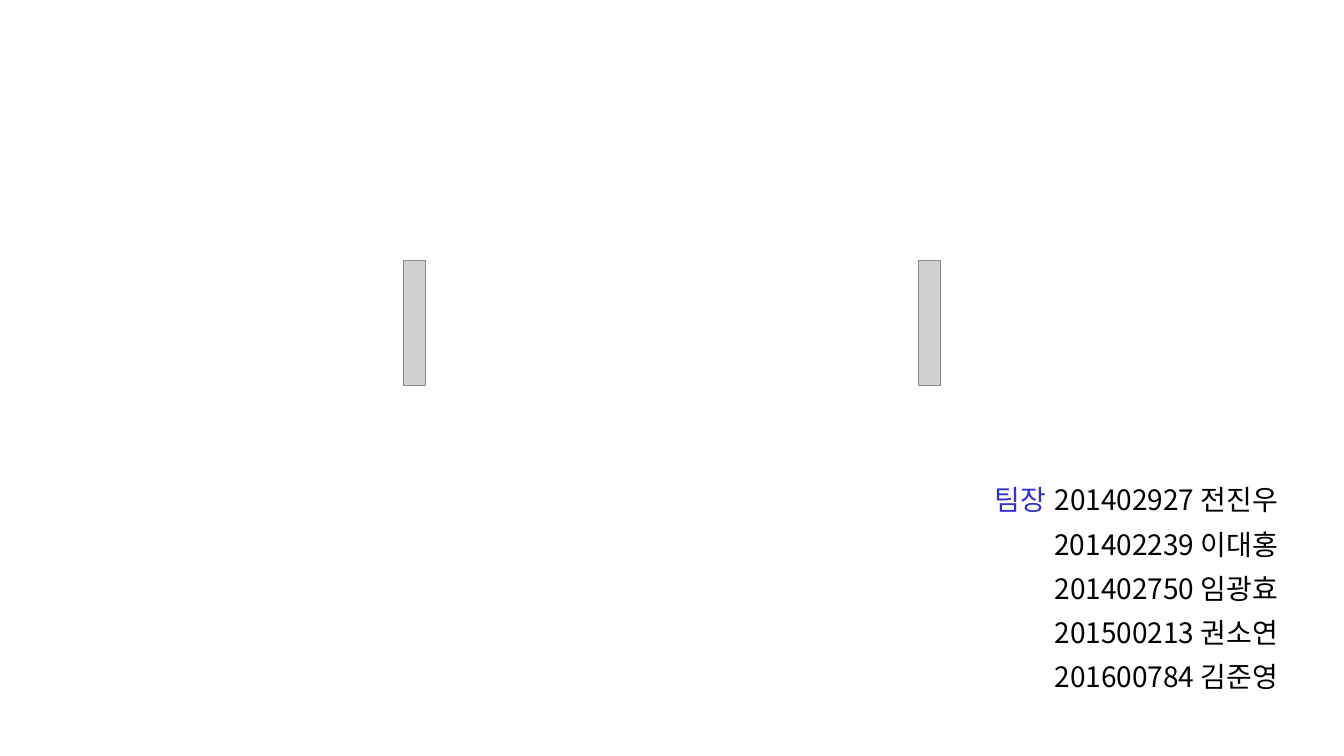
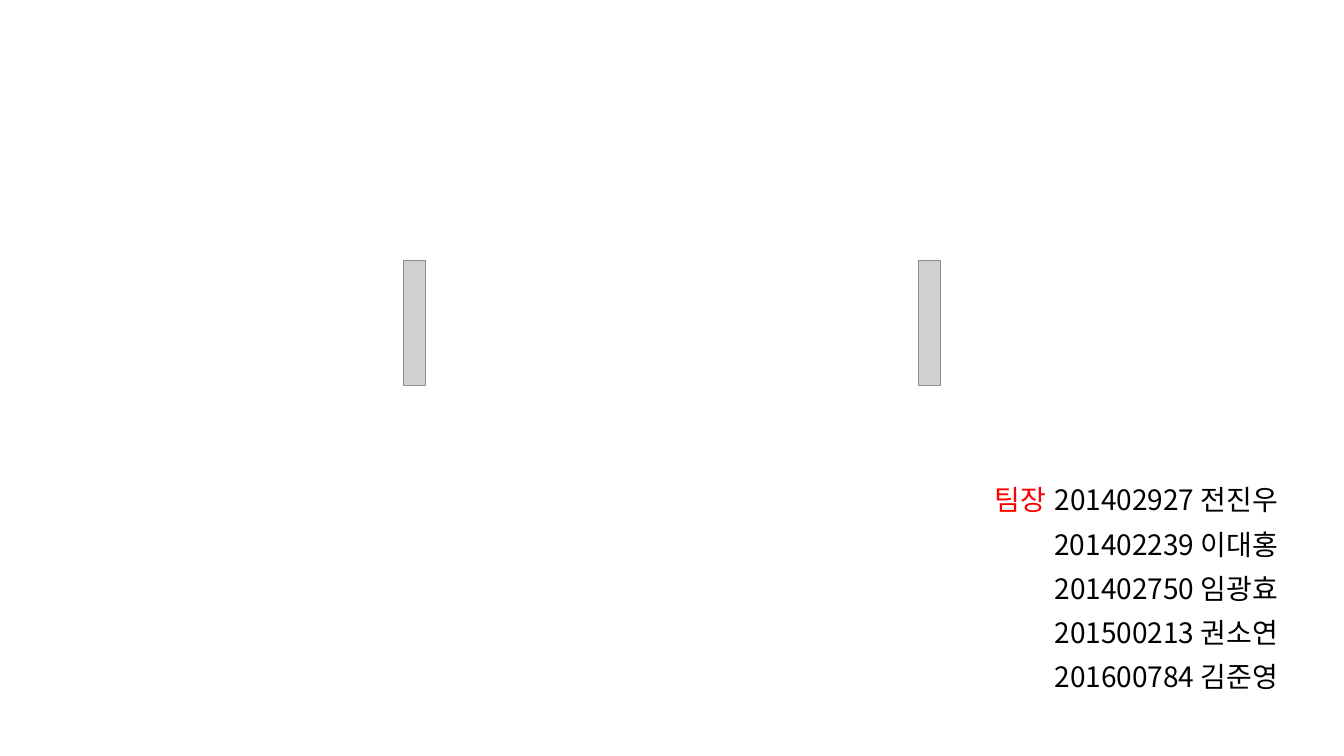
Before and after one commit to jinujeon/ICE_CAP, a slide deck: slide 1 of Docs/최종발표1.pptx. Drawn at 1344x756 pixels with LibreOffice and Linux fonts; fonts in the diff are those of the drawing; grey boxes stand for pictures; background and template pictures are left out. Boxes give left, top, right and bottom in pixels: in the first picture for what was removed or moved away, otherwise in the second. Text is boxed around its words. In the diff, an @@ line names an element or a change of style, - is before the commit and + after.

```diff
--- a/Docs/최종발표1.pptx
+++ b/Docs/최종발표1.pptx
@@ subtitle at [995,486,1278,513]: text colour #3333CC to #FF0000 in "팀장" @@
```
Also in this commit, not shown: 5 other slides changed, 7 slides added, 13 slides removed.
